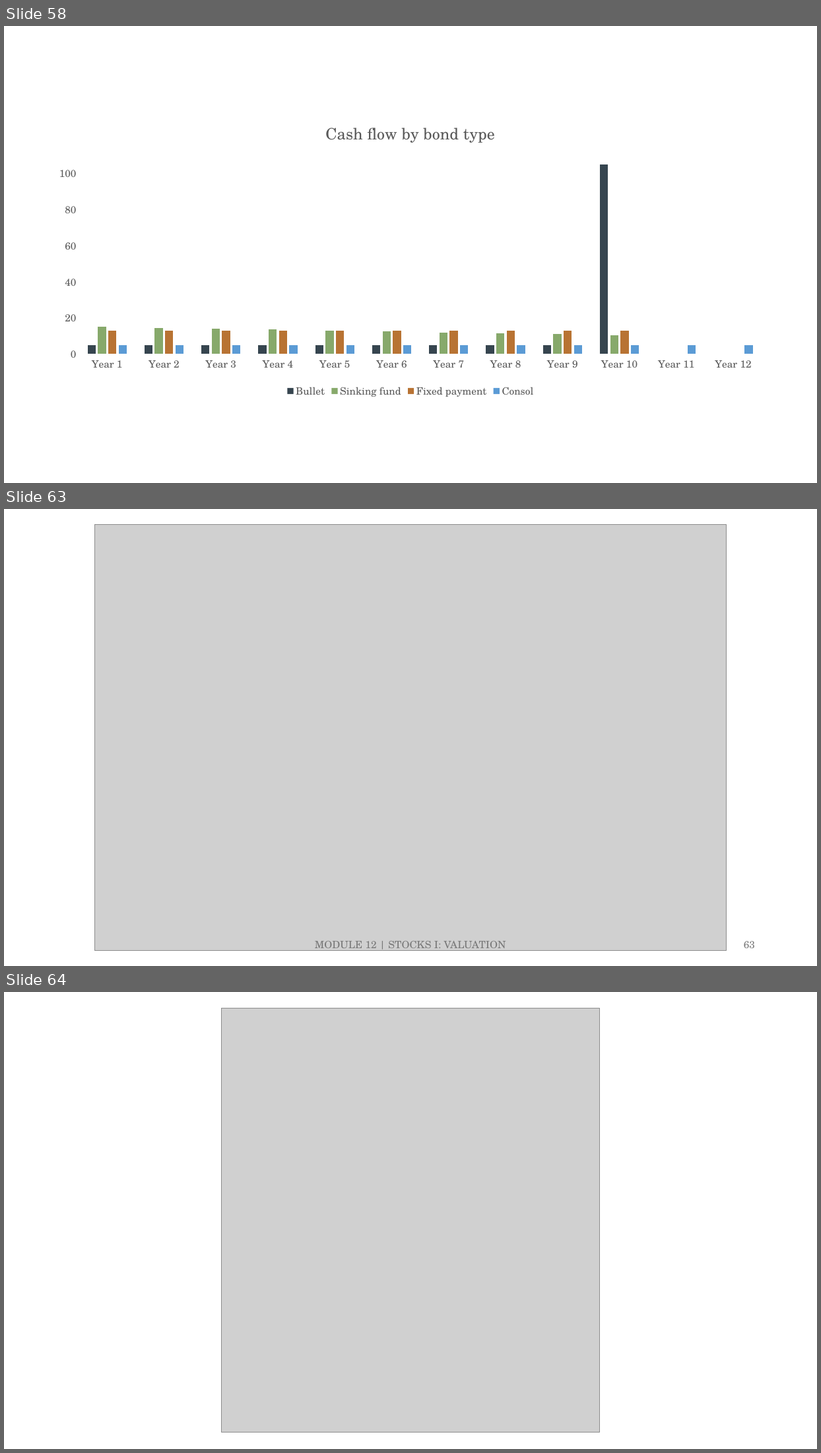
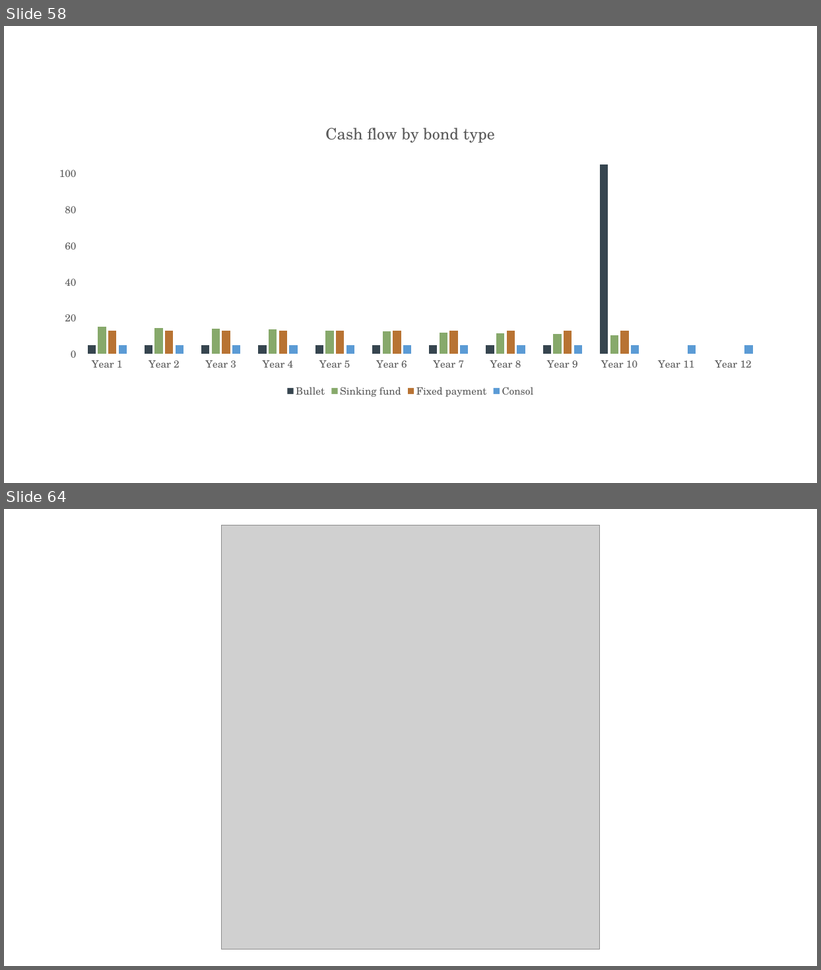
Before and after one commit to ncachanosky/ECON-3320-online, a slide deck: figures/figures.pptx. Shown one above the other, each under a label of ours: slides 58, 63 and 64 before the commit, slides 58 and 64 after it; the slides between them are not shown. The pictures are 821x1453 and 821x970 pixels, drawn with LibreOffice and Linux fonts; fonts in the diff are those of the drawing; grey boxes stand for pictures. Boxes give left, top, right and bottom in pixels: in the first picture for what was removed or moved away, otherwise in the second. Text is boxed around its words. In the diff, an @@ line names an element or a change of style, - is before the commit and + after.

```diff
--- a/figures/figures.pptx
+++ b/figures/figures.pptx
@@ slide 63 removed at (4, 509, 817, 966), background #FFFFFF @@
@@ picture removed at (95, 524, 727, 951) @@
@@ text removed at (315, 941, 506, 953) @@
-MODULE 12 | STOCKS I: VALUATION
@@ page number removed at (744, 941, 755, 949) @@
-63
```
Also in this commit, not shown: 3 slides changed, 9 slides added, 1 other slide removed, 28 other files.
